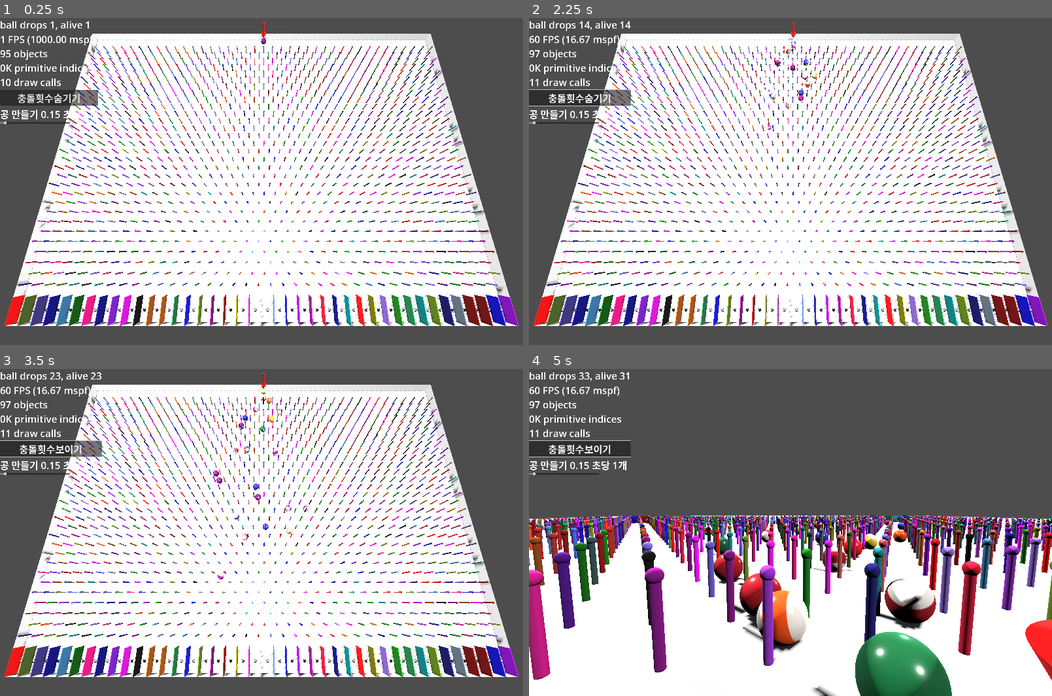
Above: before the commit, frames 1-4 (two rows, left to right).
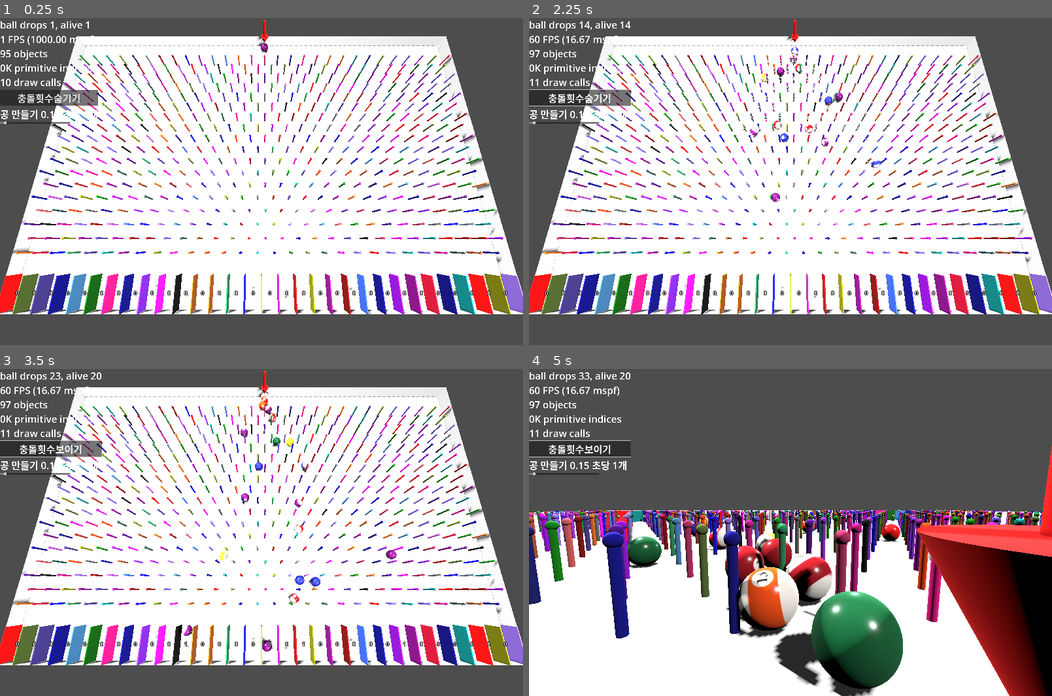
Above: after the commit, the same moments.

Repository: kasworld/gd4pinball
Game: Godot game, scene res://main.tscn
Two runs of this game, one before a commit and one after it. Both use one fixed random seed, a clock stepped at 60 frames per second and the inputs below.
Inputs (mouse positions are in pixels of both pictures, inside the frame that each line leads up to):
- Up to frame 1 (0.25 s): no input
- Up to frame 2 (2.25 s): click "충돌횟수숨기기" at 0.5 s; click "충돌횟수보이기" at 1.25 s; tap Enter at 2, 2.1 s; move the mouse to (905, 165) at 2.02 s; hold Right from 2.03 s (still down); click (905, 165) at 2.17 s
- Up to frame 3 (3.5 s): move the mouse to (156, 548) at 2.77 s; release Right at 2.78 s; hold Left from 2.78 s (still down); tap 1 at 2.85 s
- Up to frame 4 (5 s): move the mouse to (842, 460) at 3.52 s; release Left at 3.53 s; hold Right from 3.53 s (still down); tap Enter at 3.6 s; move the mouse to (764, 597) at 4.27 s; tap 1 at 4.35 s; click (764, 597) at 4.42 s

The runs differ from the first frame. In frame 1, 25% of the frame differs, in the area x 0-100%, y 0-95%; in frame 2, 26%; in frame 3, 26%; in frame 4, 38%, in the area x 0-100%, y 1-100%.

Commit message:
adjust worldsize

Diff:
--- a/global/config.gd
+++ b/global/config.gd
@@ -3,7 +3,7 @@
 const BallRadius := 0.3
 
 
-const WorldSize := Vector3(40,BallRadius*3,30)
+const WorldSize := Vector3(30,BallRadius*3,20)
 
 const BottomSize := Vector2(WorldSize.x, WorldSize.z)
 const BottomCenter := Vector3(WorldSize.x/2, 0, WorldSize.z/2)
--- a/main.gd
+++ b/main.gd
@@ -67,6 +67,8 @@
 		else :
 			p1 = Vector3(0.25, Config.WorldSize.y/2, 2+ y*sin(PI/3))
 			p2 = Vector3(Config.WorldSize.x - 0.75, Config.WorldSize.y/2, 2+ y*sin(PI/3))
+		if p1.z >= Config.WorldSize.z -3:
+			break
 		draw_pin_line(p1,p2,Config.WorldSize.x-1)
 
 func draw_pin_line(p1 :Vector3, p2 :Vector3, pin_count :int) -> void:
@@ -93,7 +95,6 @@
 	var d = 	preload("res://ball.tscn").instantiate(
 		).init(Vector3.ZERO, Vector3.ZERO
 		).set_material(Config.tex_array.pick_random()
-		#).set_color(dark_colors.pick_random()[0]
 		).set_radius(Config.BallRadius
 	)
 	d.position = $Arrow3D.position + Vector3(0,-Config.BallRadius*4,0)
